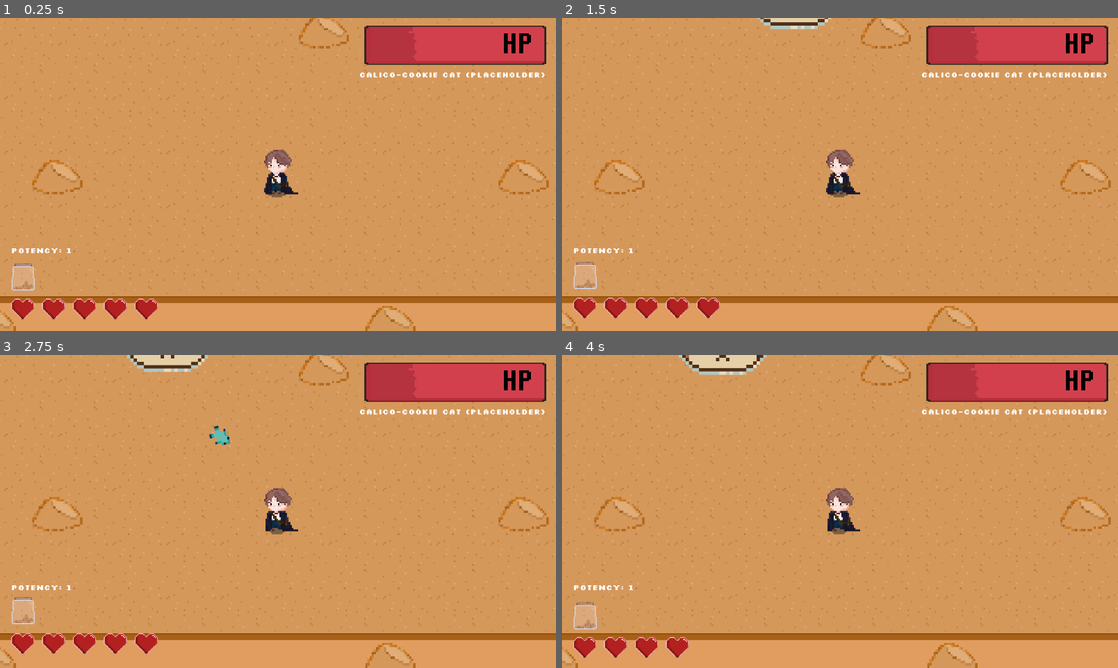
Above: before the commit, frames 1-4 (two rows, left to right).
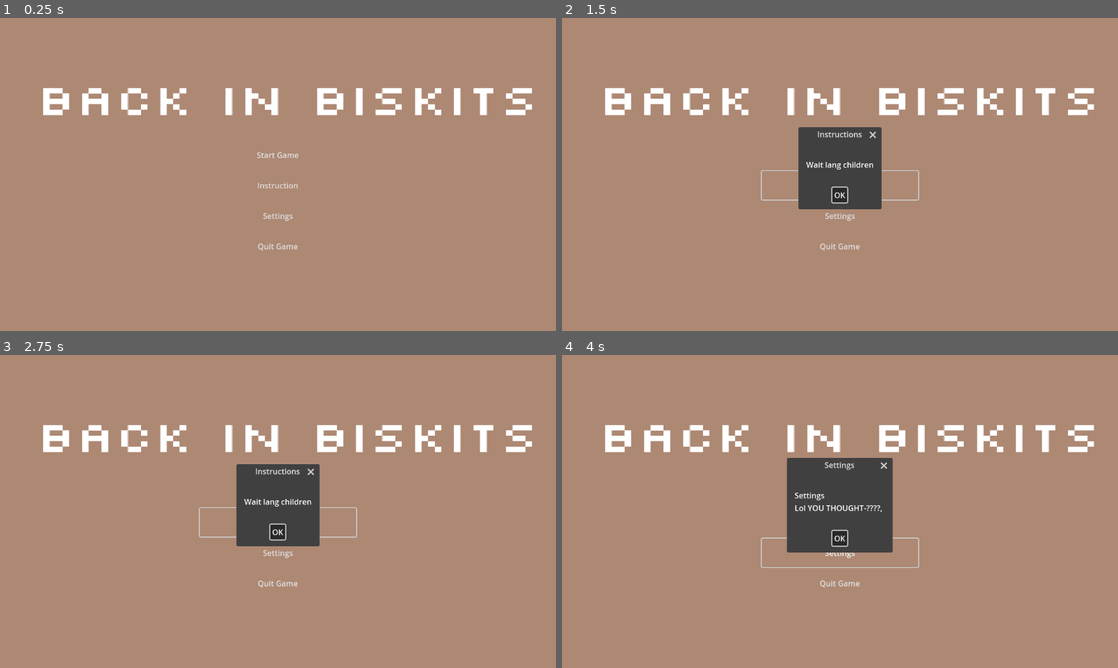
Above: after the commit, the same moments.

Repository: FraN-onLine/Back-in-Biskits
Game: Godot game, scene res://Screens/title_screen.tscn
The game is run twice, just before and just after one commit, with the same random seed, the same clock (stepped at 60 frames per second) and the same inputs. Before the commit the project starts from res://Areas/area_1.tscn.
Inputs (mouse positions are in pixels of both pictures, inside the frame that each line leads up to):
- Up to frame 1 (0.25 s): no input
- Up to frame 2 (1.5 s): click (840, 183) at 0.5 s, where only the run after the commit has a clickable "Instruction"; click (840, 155) at 1.25 s, where only the run after the commit has a clickable "Start Game"
- Up to frame 3 (2.75 s): click (278, 492) at 2 s, where only the run after the commit has a clickable "Start Game"
- Up to frame 4 (4 s): click (840, 533) at 2.75 s, where only the run after the commit has a clickable "OK"; click (840, 552) at 3.5 s, where only the run after the commit has a clickable "Settings"

The runs differ from the first frame. In frame 1, 100% of the frame differs, in the area x 0-100%, y 0-100%; in frame 2, 100%; in frame 3, 100%; in frame 4, 100%.

Commit message:
i wanna kms

Diff:
--- a/back-in-biskits/Bosses/Boss1/boss_1.gd
+++ b/back-in-biskits/Bosses/Boss1/boss_1.gd
@@ -101,7 +101,7 @@
 func shoot_homing() -> void:
 	var proj = projectile.instantiate()
 	get_tree().current_scene.add_child(proj)
-	proj.init(global_position, Vector2.ZERO, 176, 1, true) # homing
+	proj.init(global_position, Vector2.ZERO, 184, 1, true) # homing
 
 
 
--- a/back-in-biskits/Pickup/Cookie Spawner/cookie_spawner.gd
+++ b/back-in-biskits/Pickup/Cookie Spawner/cookie_spawner.gd
@@ -24,7 +24,7 @@
 		return
 
 	# Filter cookies based on Global.Potency
-	var valid = []
+	var valid: Array[Cookie] = []
 	for c in possible_cookies:
 		if Global.potency >= c.min_potency:
 			valid.append(c)
@@ -32,23 +32,38 @@
 	if valid.is_empty():
 		return
 
-	# Pick a random cookie resource
-	var chosen: Cookie = valid.pick_random()
-
 	# Instance a CookiePickup scene
 	var cookie = cookie_scene.instantiate()
-	cookie.cookie = chosen   # assign resource to cookie
-	add_child(cookie)
+	cookie.cookie = valid.pick_random()
 
-	# Pick a random spawn point (Marker2D child)
+	# Get spawn points (Marker2Ds)
 	var spawn_points = get_children().filter(func(n): return n is Marker2D)
 	if spawn_points.is_empty():
 		cookie.queue_free()
 		return
 
-	var spot: Marker2D = spawn_points.pick_random()
-	cookie.global_position = spot.global_position
+	# Shuffle spawn points so it tries random ones until it finds a free spot
+	spawn_points.shuffle()
 
-	# Track active cookies
-	_active_cookies.append(cookie)
-	cookie.tree_exited.connect(func(): _active_cookies.erase(cookie))
+	var placed := false
+	for spot in spawn_points:
+		var spot_pos: Vector2 = spot.global_position
+		var too_close := false
+
+		for existing in _active_cookies:
+			if existing.global_position.distance_to(spot_pos) < 10:
+				too_close = true
+				break
+
+		if not too_close:
+			# Found a free spot → place cookie here
+			add_child(cookie)
+			cookie.global_position = spot_pos
+			_active_cookies.append(cookie)
+			cookie.tree_exited.connect(func(): _active_cookies.erase(cookie))
+			placed = true
+			break
+
+	# If no spot was valid, discard the cookie
+	if not placed:
+		cookie.queue_free()
--- a/back-in-biskits/Player/player.gd
+++ b/back-in-biskits/Player/player.gd
@@ -4,11 +4,12 @@
 var PopupScene = preload("res://Pickup/Pickup UI/popup.tscn")
 
 @export var speed: float = 200.0
-@export var attack_cooldown: float = 0.5
+@export var attack_cooldown: float = 0.6
 @export var graham_bullet: PackedScene
 var can_attack: bool = true
 var current_attack: String = "basic"
 var cookie_potency = 1
+var dead = false
 
 @onready var anim: AnimatedSprite2D = $Sprite2D # reference to sprite
 @onready var swordanim = $AnimatedSprite2D
@@ -30,6 +31,7 @@
 
 # ---------------- Movement ----------------
 func handle_movement(delta: float) -> void:
+	if dead: return
 	var input_dir = Vector2.ZERO
 	input_dir.y = Input.get_action_strength("move_down") - Input.get_action_strength("move_up")
 	input_dir.x = Input.get_action_strength("move_right") - Input.get_action_strength("move_left")
@@ -51,7 +53,11 @@
 		# Flip horizontally if moving right
 		if input_dir.x != 0:
 			anim.flip_h = input_dir.x > 0
-
+			swordanim.flip_h = input_dir.x > 0
+		var shape = $LionCrackerSword/CollisionShape2D
+		var pos = shape.position
+		pos.x = abs(pos.x) * (-1 if input_dir.x < 0 else 1)
+		shape.position = pos
 
 
 # ---------------- Attacks ----------------
@@ -84,19 +90,23 @@
 func die() -> void:
 	print("💀 Player died")
 	emit_signal("player_died")
-	queue_free()  # remove player (or play animation first)
+	anim.modulate = Color(1, 0.5, 0.5)
+	dead = true
+	await get_tree().create_timer(1.0).timeout
+	get_tree().change_scene_to_file("res://Screens/title_screen.tscn")
 
 
 # -------------- Various Attacks ----------------
 
 
 func sword_attack() -> void:
+	$LionCrackerSword.damage = ((cookie_potency - 1) * 8) + 20
 	var sword = $LionCrackerSword
 	swordanim.visible = true
 	sword.monitoring = true
 	sword.visible = true
 	swordanim.play("attack")
-	await anim.animation_finished
+	await swordanim.animation_finished
 	sword.monitoring = false
 	sword.visible = false
 	swordanim.visible = false
@@ -110,14 +120,14 @@
 
 	match potency:
 		1:
-			_spawn_graham(global_position, base_dir, 10.0)
+			_spawn_graham(global_position, base_dir, 7.5)
 		2:
 			# front + back
-			_spawn_graham(global_position, base_dir, 12.5)
+			_spawn_graham(global_position, base_dir, 10)
 			_spawn_graham(global_position, base_dir.rotated(deg_to_rad(30)), 12.5)
 		_:
 			# potency 3+
-			_spawn_graham(global_position, base_dir, 15.0)
+			_spawn_graham(global_position, base_dir, 12.5)
 			_spawn_graham(global_position, base_dir.rotated(deg_to_rad(30)), 15.0)
 			_spawn_graham(global_position, base_dir.rotated(deg_to_rad(-30)), 15.0)
 
--- a/back-in-biskits/Player/player.tscn
+++ b/back-in-biskits/Player/player.tscn
@@ -212,54 +212,6 @@
 atlas = ExtResource("4_gwnis")
 region = Rect2(0, 64, 64, 64)
 
-[sub_resource type="AtlasTexture" id="AtlasTexture_c6x0f"]
-atlas = ExtResource("4_gwnis")
-region = Rect2(64, 64, 64, 64)
-
-[sub_resource type="AtlasTexture" id="AtlasTexture_jp1hh"]
-atlas = ExtResource("4_gwnis")
-region = Rect2(128, 64, 64, 64)
-
-[sub_resource type="AtlasTexture" id="AtlasTexture_qs4pp"]
-atlas = ExtResource("4_gwnis")
-region = Rect2(192, 64, 64, 64)
-
-[sub_resource type="AtlasTexture" id="AtlasTexture_iyprq"]
-atlas = ExtResource("4_gwnis")
-region = Rect2(256, 64, 64, 64)
-
-[sub_resource type="AtlasTexture" id="AtlasTexture_f4lon"]
-atlas = ExtResource("4_gwnis")
-region = Rect2(320, 64, 64, 64)
-
-[sub_resource type="AtlasTexture" id="AtlasTexture_8ynux"]
-atlas = ExtResource("4_gwnis")
-region = Rect2(384, 64, 64, 64)
-
-[sub_resource type="AtlasTexture" id="AtlasTexture_d30e8"]
-atlas = ExtResource("4_gwnis")
-region = Rect2(448, 64, 64, 64)
-
-[sub_resource type="AtlasTexture" id="AtlasTexture_6pogt"]
-atlas = ExtResource("4_gwnis")
-region = Rect2(0, 128, 64, 64)
-
-[sub_resource type="AtlasTexture" id="AtlasTexture_ie76m"]
-atlas = ExtResource("4_gwnis")
-region = Rect2(64, 128, 64, 64)
-
-[sub_resource type="AtlasTexture" id="AtlasTexture_dy65m"]
-atlas = ExtResource("4_gwnis")
-region = Rect2(128, 128, 64, 64)
-
-[sub_resource type="AtlasTexture" id="AtlasTexture_maysp"]
-atlas = ExtResource("4_gwnis")
-region = Rect2(192, 128, 64, 64)
-
-[sub_resource type="AtlasTexture" id="AtlasTexture_1l10g"]
-atlas = ExtResource("4_gwnis")
-region = Rect2(256, 128, 64, 64)
-
 [sub_resource type="SpriteFrames" id="SpriteFrames_8viyr"]
 animations = [{
 "frames": [{
@@ -301,42 +253,6 @@
 }, {
 "duration": 1.0,
 "texture": SubResource("AtlasTexture_j2n6q")
-}, {
-"duration": 1.0,
-"texture": SubResource("AtlasTexture_c6x0f")
-}, {
-"duration": 1.0,
-"texture": SubResource("AtlasTexture_jp1hh")
-}, {
-"duration": 1.0,
-"texture": SubResource("AtlasTexture_qs4pp")
-}, {
-"duration": 1.0,
-"texture": SubResource("AtlasTexture_iyprq")
-}, {
-"duration": 1.0,
-"texture": SubResource("AtlasTexture_f4lon")
-}, {
-"duration": 1.0,
-"texture": SubResource("AtlasTexture_8ynux")
-}, {
-"duration": 1.0,
-"texture": SubResource("AtlasTexture_d30e8")
-}, {
-"duration": 1.0,
-"texture": SubResource("AtlasTexture_6pogt")
-}, {
-"duration": 1.0,
-"texture": SubResource("AtlasTexture_ie76m")
-}, {
-"duration": 1.0,
-"texture": SubResource("AtlasTexture_dy65m")
-}, {
-"duration": 1.0,
-"texture": SubResource("AtlasTexture_maysp")
-}, {
-"duration": 1.0,
-"texture": SubResource("AtlasTexture_1l10g")
 }],
 "loop": false,
 "name": &"attack",
@@ -346,7 +262,7 @@
 [sub_resource type="GDScript" id="GDScript_gwnis"]
 script/source = "extends Area2D
 
-@export var damage: int = 1
+@export var damage: int = 20
 
 func _ready():
 	monitoring = false
@@ -359,7 +275,7 @@
 "
 
 [sub_resource type="RectangleShape2D" id="RectangleShape2D_6rl0i"]
-size = Vector2(38, 50.5)
+size = Vector2(38, 35.25)
 
 [node name="Player" type="CharacterBody2D" groups=["player"]]
 script = ExtResource("1_l8h54")
@@ -376,7 +292,7 @@
 scale = Vector2(0.923828, 0.90625)
 sprite_frames = SubResource("SpriteFrames_k53q1")
 animation = &"walk"
-frame_progress = 0.932785
+frame_progress = 0.0704291
 
 [node name="AnimatedSprite2D" type="AnimatedSprite2D" parent="."]
 visible = false
@@ -384,7 +300,7 @@
 scale = Vector2(0.640625, 0.75)
 sprite_frames = SubResource("SpriteFrames_8viyr")
 animation = &"attack"
-frame = 24
+frame = 12
 frame_progress = 1.0
 
 [node name="LionCrackerSword" type="Area2D" parent="."]
@@ -392,6 +308,6 @@
 script = SubResource("GDScript_gwnis")
 
 [node name="CollisionShape2D" type="CollisionShape2D" parent="LionCrackerSword"]
-position = Vector2(-25, -11)
+position = Vector2(-25, -3.375)
 shape = SubResource("RectangleShape2D_6rl0i")
 debug_color = Color(0.745312, 0.378077, 0.693413, 0.42)
--- /dev/null
+++ b/back-in-biskits/Screens/title_screen.gd
@@ -0,0 +1,52 @@
+extends Control
+
+@onready var start_button = $VBoxContainer/StartButton
+@onready var instructions_button = $VBoxContainer/InstructionsButton
+@onready var settings_button = $VBoxContainer/SettingsButton
+@onready var quit_button = $VBoxContainer/QuitButton
+
+func _ready():
+	# Connect button signals
+	start_button.pressed.connect(_on_start_pressed)
+	instructions_button.pressed.connect(_on_instructions_pressed)
+	settings_button.pressed.connect(_on_settings_pressed)
+	quit_button.pressed.connect(_on_quit_pressed)
+
+func _on_start_pressed():
+	# Load the main game scene
+	get_tree().change_scene_to_file("res://Areas/area_1.tscn")
+
+func _on_instructions_pressed():
+	# Show instructions dialog
+	show_instructions()
+
+func _on_settings_pressed():
+	# Show settings dialog
+	show_settings()
+
+
+func _on_quit_pressed():
+	# Quit the game
+	get_tree().quit()
+
+
+func show_instructions():
+	# Create a simple instructions dialog
+	var dialog = AcceptDialog.new()
+	dialog.title = "Instructions"
+	dialog.dialog_text = """
+	Wait lang children
+	"""
+	add_child(dialog)
+	dialog.popup_centered()
+
+func show_settings():
+	# Create a simple settings dialog
+	var dialog = AcceptDialog.new()
+	dialog.title = "Settings"
+	dialog.dialog_text = """
+	Settings
+	Lol YOU THOUGHT-????,
+	"""
+	add_child(dialog)
+	dialog.popup_centered()
--- /dev/null
+++ b/back-in-biskits/Screens/title_screen.tscn
@@ -0,0 +1,112 @@
+[gd_scene load_steps=6 format=3 uid="uid://b6l777w1uox7m"]
+
+[ext_resource type="Script" uid="uid://cquel1gyflwcr" path="res://Screens/title_screen.gd" id="1_curwl"]
+[ext_resource type="FontFile" uid="uid://bgrgca3qc6dxo" path="res://Assets/Fonts/Silkscreen-Regular.ttf" id="2_28co4"]
+
+[sub_resource type="StyleBoxTexture" id="StyleBoxTexture_3yumr"]
+
+[sub_resource type="StyleBoxTexture" id="StyleBoxTexture_dc4i4"]
+
+[sub_resource type="StyleBoxTexture" id="StyleBoxTexture_e54dn"]
+
+[node name="TitleScreen" type="Control"]
+layout_mode = 3
+anchors_preset = 15
+anchor_right = 1.0
+anchor_bottom = 1.0
+grow_horizontal = 2
+grow_vertical = 2
+script = ExtResource("1_curwl")
+
+[node name="VBoxContainer" type="VBoxContainer" parent="."]
+layout_mode = 1
+anchors_preset = 8
+anchor_left = 0.5
+anchor_top = 0.5
+anchor_right = 0.5
+anchor_bottom = 0.5
+offset_left = -162.0
+offset_top = -177.5
+offset_right = 162.0
+offset_bottom = 177.5
+grow_horizontal = 2
+grow_vertical = 2
+
+[node name="VBoxContainer2" type="VBoxContainer" parent="VBoxContainer"]
+layout_mode = 2
+
+[node name="Spacer1" type="Control" parent="VBoxContainer/VBoxContainer2"]
+custom_minimum_size = Vector2(0, 50)
+layout_mode = 2
+
+[node name="Spacer2" type="Control" parent="VBoxContainer/VBoxContainer2"]
+custom_minimum_size = Vector2(0, 50)
+layout_mode = 2
+
+[node name="StartButton" type="Button" parent="VBoxContainer"]
+layout_mode = 2
+size_flags_vertical = 3
+theme_override_styles/hover = SubResource("StyleBoxTexture_3yumr")
+theme_override_styles/pressed = SubResource("StyleBoxTexture_dc4i4")
+theme_override_styles/normal = SubResource("StyleBoxTexture_e54dn")
+text = "Start Game"
+
+[node name="InstructionsButton" type="Button" parent="VBoxContainer"]
+layout_mode = 2
+size_flags_vertical = 3
+theme_override_styles/hover = SubResource("StyleBoxTexture_3yumr")
+theme_override_styles/pressed = SubResource("StyleBoxTexture_dc4i4")
+theme_override_styles/normal = SubResource("StyleBoxTexture_e54dn")
+text = "Instruction
+"
+
+[node name="SettingsButton" type="Button" parent="VBoxContainer"]
+layout_mode = 2
+size_flags_vertical = 3
+theme_override_styles/hover = SubResource("StyleBoxTexture_3yumr")
+theme_override_styles/pressed = SubResource("StyleBoxTexture_dc4i4")
+theme_override_styles/normal = SubResource("StyleBoxTexture_e54dn")
+text = "Settings
+"
+
+[node name="QuitButton" type="Button" parent="VBoxContainer"]
+layout_mode = 2
+size_flags_vertical = 3
+theme_override_styles/hover = SubResource("StyleBoxTexture_3yumr")
+theme_override_styles/pressed = SubResource("StyleBoxTexture_dc4i4")
+theme_override_styles/normal = SubResource("StyleBoxTexture_e54dn")
+text = "Quit Game"
+
+[node name="AudioStreamPlayer2D" type="AudioStreamPlayer" parent="."]
+volume_db = 24.0
+
+[node name="CanvasLayer" type="CanvasLayer" parent="."]
+layer = -3
+
+[node name="Sprite2D" type="Sprite2D" parent="CanvasLayer"]
+z_index = -2
+position = Vector2(597.5, 400.5)
+scale = Vector2(0.250208, 0.251563)
+metadata/_edit_lock_ = true
+
+[node name="Label" type="Label" parent="."]
+layout_mode = 1
+anchors_preset = 15
+anchor_right = 1.0
+anchor_bottom = 1.0
+offset_left = 76.0
+offset_top = 108.0
+offset_right = -209.0
+offset_bottom = -424.0
+scale = Vector2(1.20026, 1.00207)
+theme_override_fonts/font = ExtResource("2_28co4")
+theme_override_font_sizes/font_size = 90
+text = "BACK IN BISKITS"
+
+[node name="TextureRect" type="ColorRect" parent="."]
+z_index = -1
+layout_mode = 0
+offset_right = 1186.0
+offset_bottom = 665.0
+mouse_filter = 2
+color = Color(0.680275, 0.53353, 0.452245, 1)
--- a/back-in-biskits/UI/UI.tscn
+++ b/back-in-biskits/UI/UI.tscn
@@ -111,12 +111,12 @@
 text = "Potency: "
 
 [node name="Label2" type="Label" parent="."]
-offset_left = 744.0
-offset_top = 106.0
-offset_right = 1130.0
-offset_bottom = 129.0
+offset_left = 912.0
+offset_top = 105.0
+offset_right = 1298.0
+offset_bottom = 128.0
 theme_override_fonts/font = ExtResource("3_q0uhn")
-text = "CALICO-COOKIE CAT (PLACEHOLDER)"
+text = "CALICO-COOKIE CAT "
 
 [node name="Healthbar" parent="." instance=ExtResource("5_f1fl4")]
 offset_left = 751.0
--- a/back-in-biskits/UI/ui.gd
+++ b/back-in-biskits/UI/ui.gd
@@ -13,3 +13,5 @@
 		blink = false
 	if Global.potency == 3 and Global.timer >= 9.5:
 		$PotencyRect.modulate = Color(1, 1, 1)
+	if Global.lives == 0:
+		$TextureRect.visible = false
--- a/back-in-biskits/project.godot
+++ b/back-in-biskits/project.godot
@@ -11,7 +11,7 @@
 [application]
 
 config/name="Back in Biskits"
-run/main_scene="uid://n8utlsd5y7ci"
+run/main_scene="uid://b6l777w1uox7m"
 config/features=PackedStringArray("4.4", "Mobile")
 config/icon="res://icon.svg"
 
Not shown: 1 places in back-in-biskits/Player/player.tscn that only renumber resources
Not shown, added: back-in-biskits/Screens/title_screen.gd.uid
